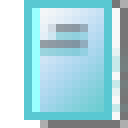
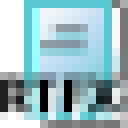
Layers edited between the first and the second 128 x 128 image:
added group "FileType" with 2 layers in group "Notepad" over [0, 72, 128, 120]
added layer "RTFX" in group "FileType" over [0, 72, 120, 120]
